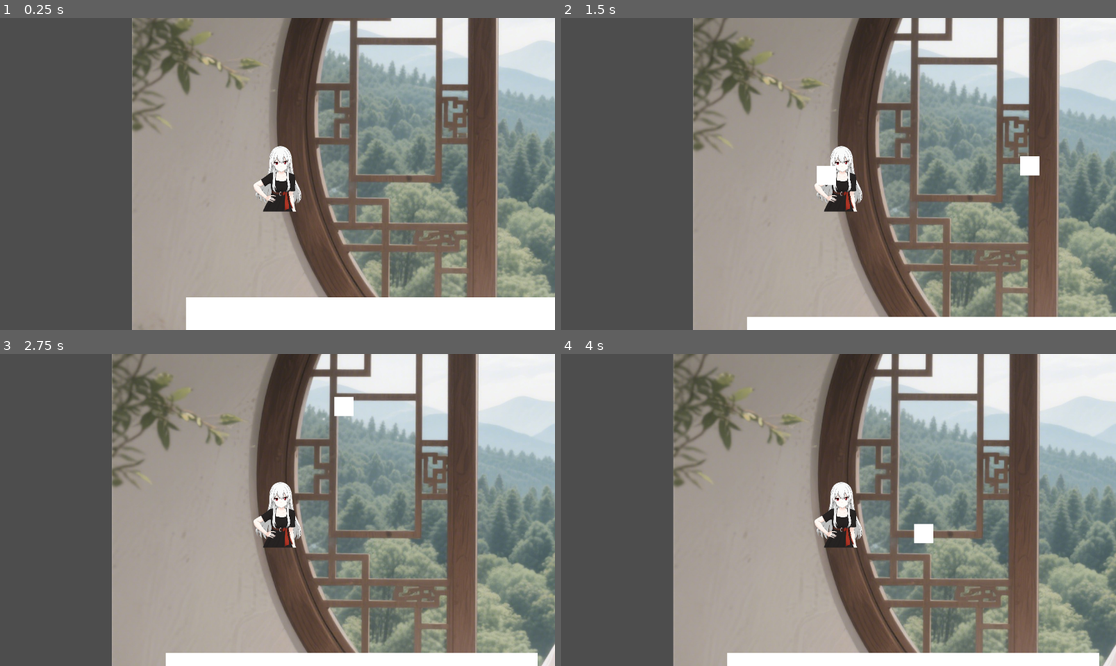
Above: before the commit, frames 1-4 (two rows, left to right).
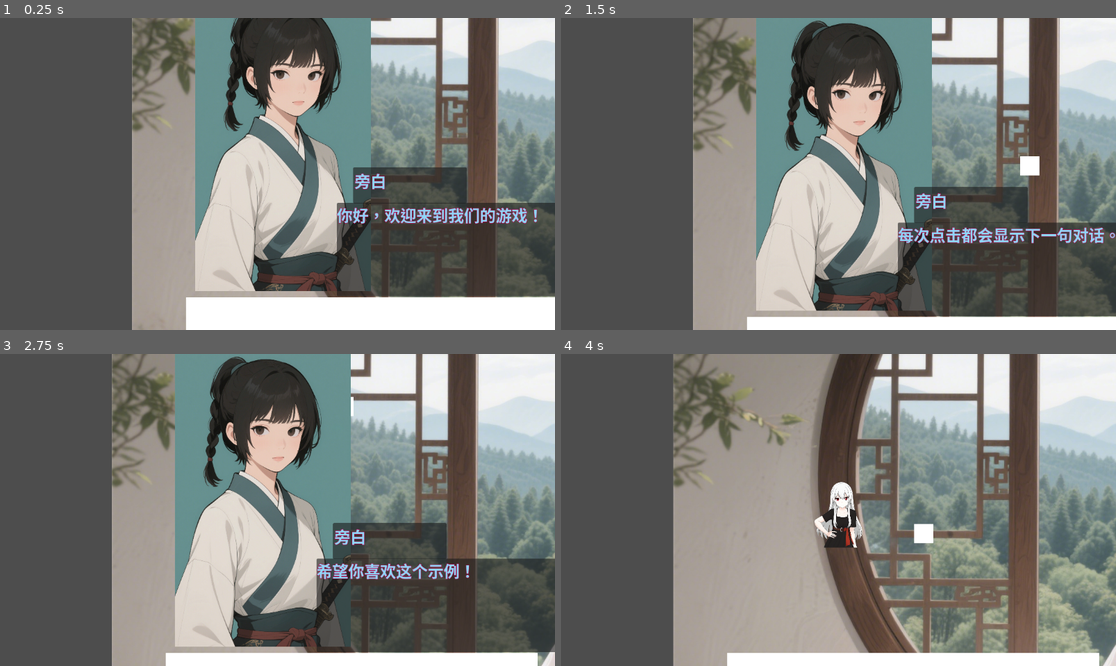
Above: after the commit, the same moments.

Repository: klsdf/Linxi
Game: Godot game, scene res://Scenes/主场景.tscn
Same seed, same stepped clock (60 frames per second), same inputs: the game is played once before the commit and once after it. The engine's default icon, where the game draws it, is replaced by a stand-in: a white triangle on a blue panel in a dark square.
Inputs (mouse positions are in pixels of both pictures, inside the frame that each line leads up to):
- Up to frame 1 (0.25 s): no input
- Up to frame 2 (1.5 s): tap Enter at 0.5 s; move the mouse to (960, 158) at 0.52 s; hold W (上) 0.53-1.28 s; click (960, 158) at 0.67 s; move the mouse to (727, 189) at 1.27 s; tap S (下) at 1.35 s; click (727, 189) at 1.42 s
- Up to frame 3 (2.75 s): move the mouse to (333, 441) at 2.02 s; hold D (右) from 2.03 s (still down); click (333, 441) at 2.17 s
- Up to frame 4 (4 s): move the mouse to (810, 572) at 2.77 s; release D (右) at 2.78 s; tap A (左) at 2.85 s; click (810, 572) at 2.92 s; move the mouse to (1005, 556) at 3.52 s; click (1005, 556) at 3.6 s

The runs differ from the first frame. In frame 1, 37% of the frame differs, in the area x 35-100%, y 0-90%; in frame 2, 39%; in frame 3, 40%, in the area x 31-100%, y 0-96%; in frame 4, nothing differs.

Commit message:
对话系统更新

Diff:
--- a/Scenes/主场景.tscn
+++ b/Scenes/主场景.tscn
@@ -1,6 +1,7 @@
-[gd_scene load_steps=12 format=3 uid="uid://ds8smya0j3n4n"]
+[gd_scene load_steps=13 format=3 uid="uid://ds8smya0j3n4n"]
 
 [ext_resource type="Script" uid="uid://dxuewb11hubri" path="res://Scripts/main.gd" id="1_xv2tf"]
+[ext_resource type="PackedScene" uid="uid://cy2inkhq6mfm8" path="res://Scenes/对话系统.tscn" id="2_axcol"]
 [ext_resource type="Texture2D" uid="uid://c726iq4njwpfx" path="res://Sprites/d51ad328-620a-4502-9386-567502dc0e04_1744035475654914328_origin~tplv-a9rns2rl98-image-dark-watermark.png" id="2_hem2v"]
 [ext_resource type="Script" uid="uid://dhue4loknk2lq" path="res://Scripts/move.gd" id="4_mk1vn"]
 [ext_resource type="PackedScene" uid="uid://wfl6vu6v5ac0" path="res://Scenes/子弹.tscn" id="5_3wwn8"]
@@ -18,6 +19,7 @@
 
 [node name="Node" type="Node" groups=["子弹"]]
 script = ExtResource("1_xv2tf")
+dialogSystem = ExtResource("2_axcol")
 
 [node name="背景" type="Sprite2D" parent="."]
 position = Vector2(912, 552)
--- a/Scenes/对话系统.tscn
+++ b/Scenes/对话系统.tscn
@@ -14,10 +14,6 @@
 anchors_preset = 15
 anchor_right = 1.0
 anchor_bottom = 1.0
-offset_left = 5.0
-offset_top = 7.0
-offset_right = 5.0
-offset_bottom = 7.0
 grow_horizontal = 2
 grow_vertical = 2
 script = ExtResource("1_15w8b")
@@ -72,7 +68,5 @@
 label_settings = SubResource("LabelSettings_tp1wc")
 autowrap_mode = 2
 max_lines_visible = 4
-visible_characters = 0
-visible_ratio = 0.0
 
 [node name="CanvasLayer" type="CanvasLayer" parent="."]
--- a/Scenes/测试.tscn
+++ b/Scenes/测试.tscn
@@ -31,5 +31,5 @@
 
 [node name="SubViewport" type="SubViewport" parent="HBoxContainer/SubViewportContainer2"]
 handle_input_locally = false
-size = Vector2i(2, 2)
+size = Vector2i(574, 648)
 render_target_update_mode = 4
--- a/Scripts/main.gd
+++ b/Scripts/main.gd
@@ -2,12 +2,33 @@
 var a:int = 1;
 
 @export var dialogSystem: PackedScene
+
+# 对话系统实例
+var 对话系统实例: Node = null
 
 func _enter_tree():
 	add_to_group("test")
 	Log.Log();
 	test();
 
+func _ready() -> void:
+	# 初始化并创建对话系统
+	创建对话系统()
+
+func 创建对话系统() -> void:
+	# 实例化对话系统
+	对话系统实例 = dialogSystem.instantiate()
+	对话系统实例.显示对话()
+	# 将对话系统添加到当前场景
+	add_child(对话系统实例)
+	# 连接对话系统的信号以便在对话结束时关闭
+	对话系统实例.connect("对话结束", Callable(self, "_关闭对话系统"))
+
+func _关闭对话系统() -> void:
+	# 从场景树中移除对话系统
+	if 对话系统实例:
+		对话系统实例.queue_free()
+		对话系统实例 = null
 
 func test()->void:
 	print(a);
--- a/Scripts/对话系统.gd
+++ b/Scripts/对话系统.gd
@@ -29,10 +29,13 @@
 # 角色名字标签节点
 @export var 角色名字标签: Label
 
-# Called when the node enters the scene tree for the first time.
-func _ready() -> void:
-	# 显示初始对话
-	显示对话()
+# 对话结束信号
+signal 对话结束
+
+# # Called when the node enters the scene tree for the first time.
+# func _ready() -> void:
+# 	# 显示初始对话
+# 	显示对话()
 
 # 显示当前对话
 func 显示对话() -> void:
@@ -43,6 +46,8 @@
 	else:
 		文本标签.text = "对话结束。"
 		角色名字标签.text = ""
+		# 发出对话结束信号
+		emit_signal("对话结束")
 
 # 处理输入事件
 func _input(event: InputEvent) -> void:
